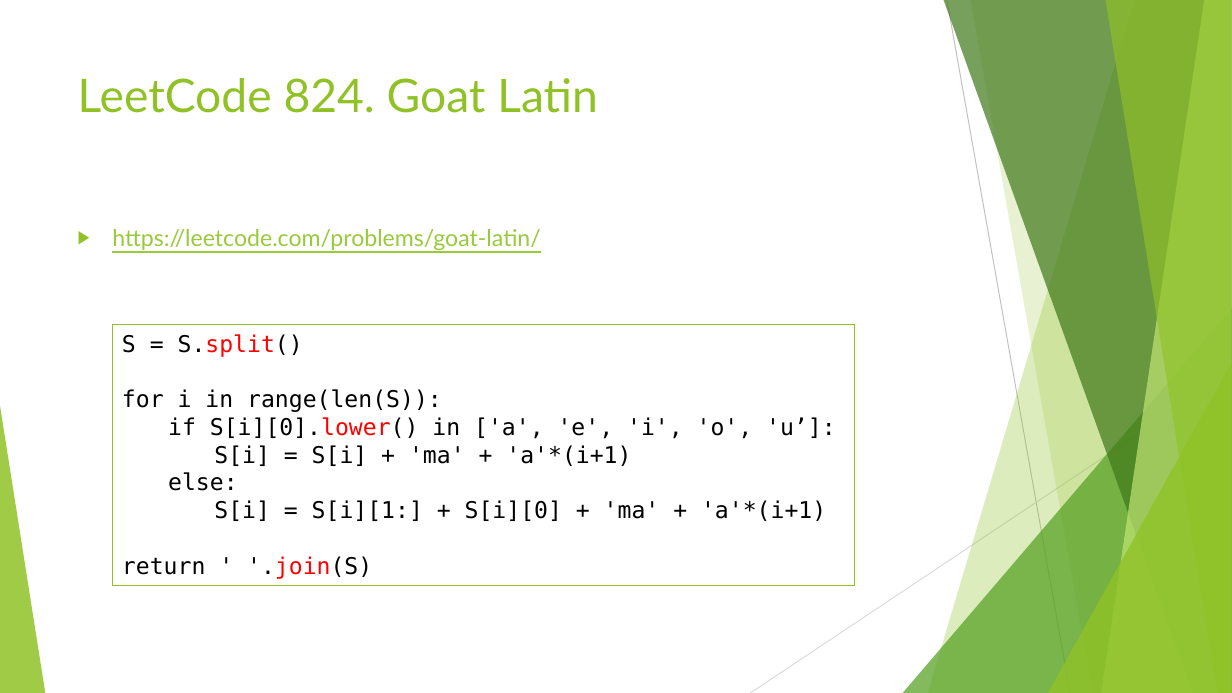
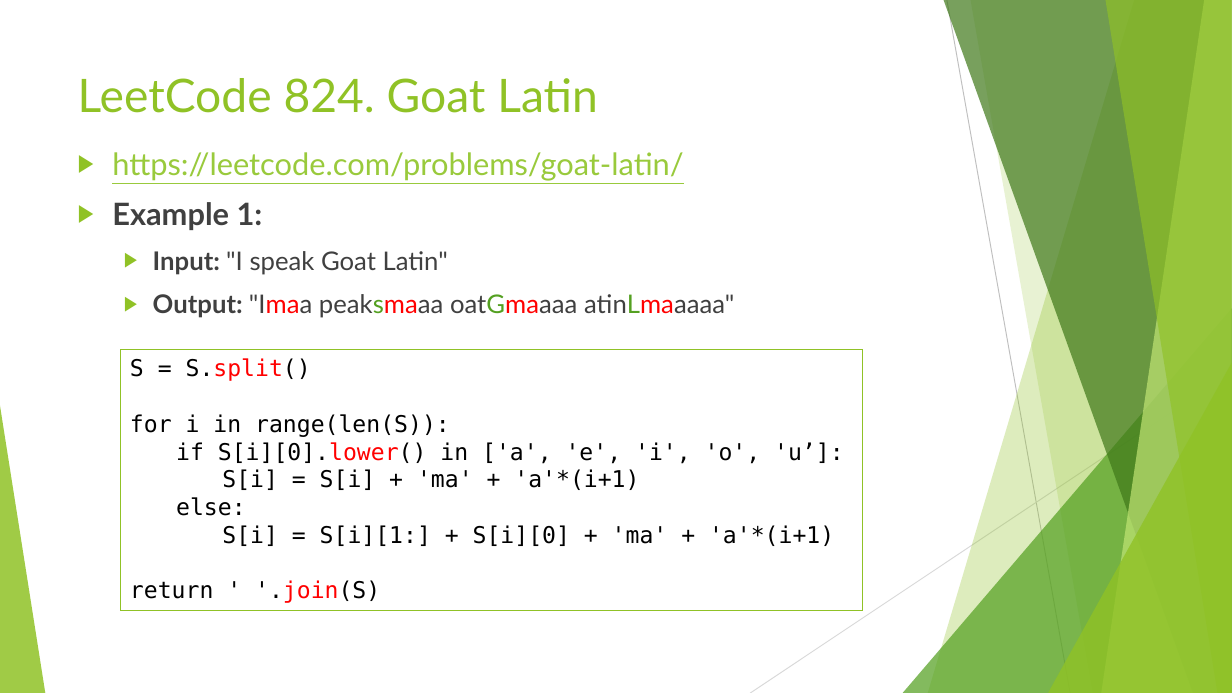
Before and after one commit to d823944/Python4Us, a slide deck: slide 14 of Slides/Python Basics_20190630.pptx. Drawn at 1232x693 pixels with LibreOffice and Linux fonts; fonts in the diff are those of the drawing. Boxes give left, top, right and bottom in pixels: in the first picture for what was removed or moved away, otherwise in the second. Text is boxed around its words. In the diff, an @@ line names an element or a change of style, - is before the commit and + after.

```diff
--- a/Slides/Python Basics_20190630.pptx
+++ b/Slides/Python Basics_20190630.pptx
@@ text "https://leetcode.com/problems/goat-latin/": place and size @@
-text "https://leetcode.com/problems/goat-latin/" at box(112, 229, 540, 250)
+text "https://leetcode.com/problems/goat-latin/" at box(112, 152, 734, 318)
@@ text at box(112, 152, 683, 181): size 18 to 24 pt in "https://leetcode.com/problems/goat-latin/" @@
@@ text at box(112, 202, 734, 318): paragraphs added @@
+▶ Example 1:
+  ▶ Input: "I speak Goat Latin"
+  ▶ Output: "Imaa peaksmaaa oatGmaaaa atinLmaaaaa"
@@ rectangle "S = S.split()": place and size @@
-rectangle "S = S.split()" at box(113, 324, 855, 586)
+rectangle "S = S.split()" at box(121, 349, 863, 611)
```
Also in this commit, not shown: 8 other slides changed, 1 slide added.
